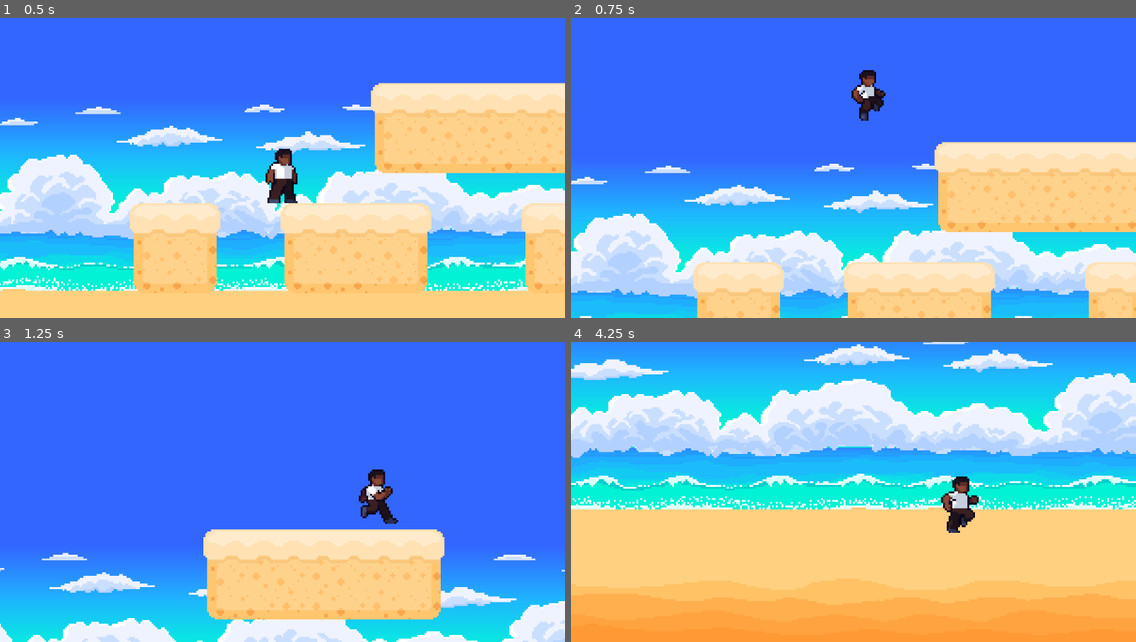
Above: before the commit, frames 1-4 (two rows, left to right).
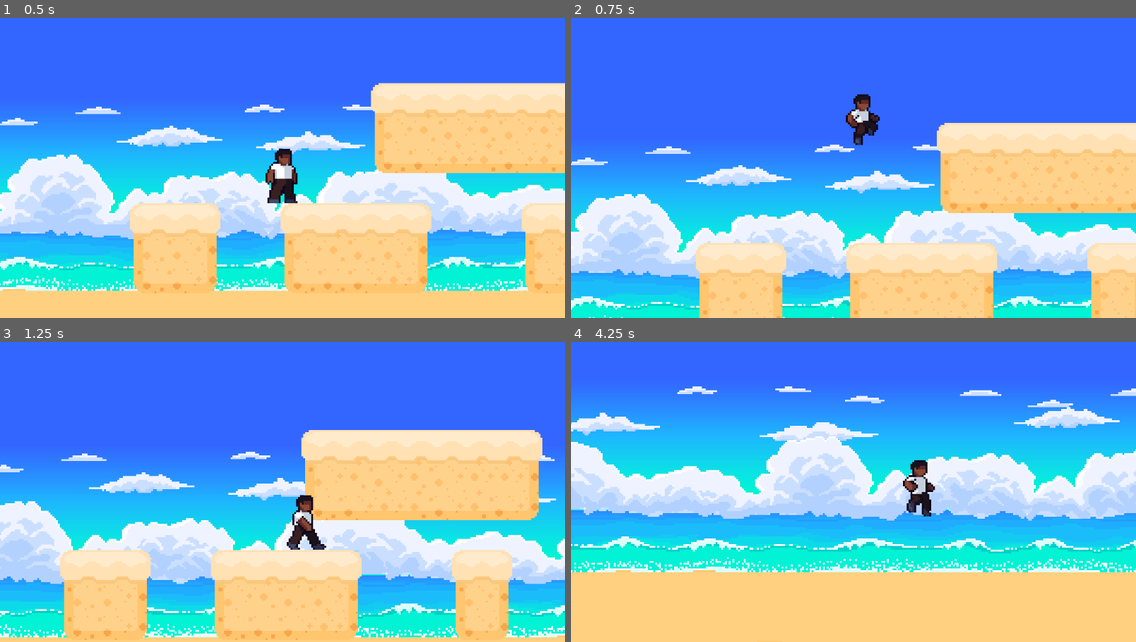
Above: after the commit, the same moments.

Repository: andrewfunston/GameOff2025-Waves
Game: Godot game, scene res://Stages/Test/TestLevel.tscn
Same seed, same stepped clock (60 frames per second), same inputs: the game is played once before the commit and once after it.
Inputs:
- Up to frame 1 (0.5 s): no input
- Up to frame 2 (0.75 s): tap Enter (ui_accept) at 0.5 s; hold Right (ui_right) from 0.53 s (still down)
- Up to frame 3 (1.25 s): keep holding Right (ui_right); tap Enter (ui_accept) at 0.77 s
- Up to frame 4 (4.25 s): tap Enter (ui_accept) at 1.52, 3.02, 3.77 s; release Right (ui_right) at 2.03 s; hold Left (ui_left) 2.03-2.78 s; hold Right (ui_right) from 2.78 s (still down)

Frame 1 is identical in both runs. In frame 2, 45% of the frame differs, in the area x 0-100%, y 17-100%; in frame 3, 59%; in frame 4, 94%, in the area x 0-100%, y 0-100%.

Commit message:
some player tweaks

Diff:
--- a/the-king-and-his-wave/Entities/Player/player.gd
+++ b/the-king-and-his-wave/Entities/Player/player.gd
@@ -2,9 +2,9 @@
 
 enum States {idle, walking, running, jumping, falling, landing}
 
-const SPEED = 300.0
-const ACCEL = 600.0
-const JUMP_VELOCITY = -400.0
+const SPEED = 200.0
+const ACCEL = 400.0
+const JUMP_VELOCITY = -300.0
 
 @onready var mAnimatedSprite2D = $AnimatedSprite2D
 
